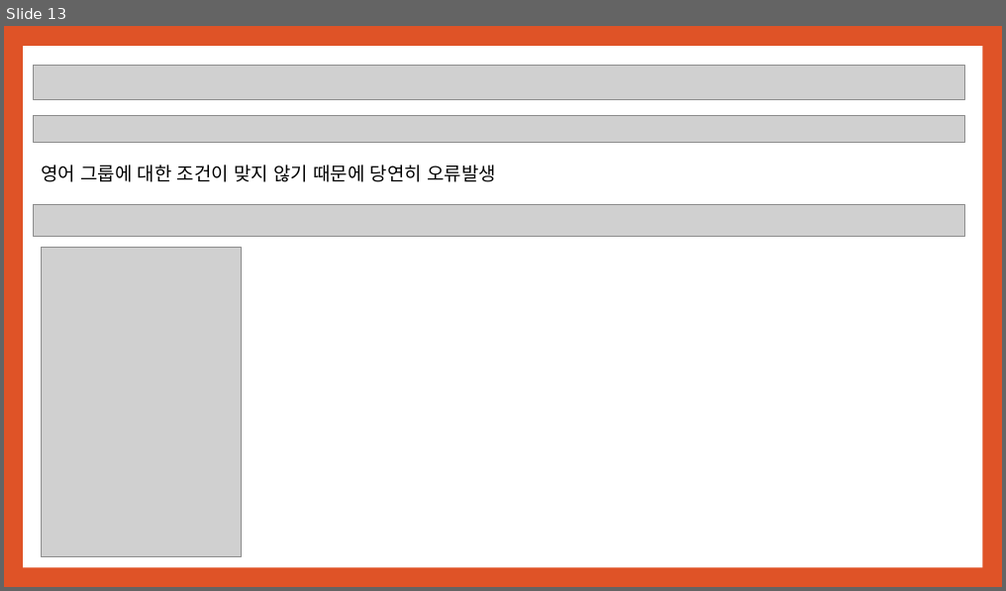
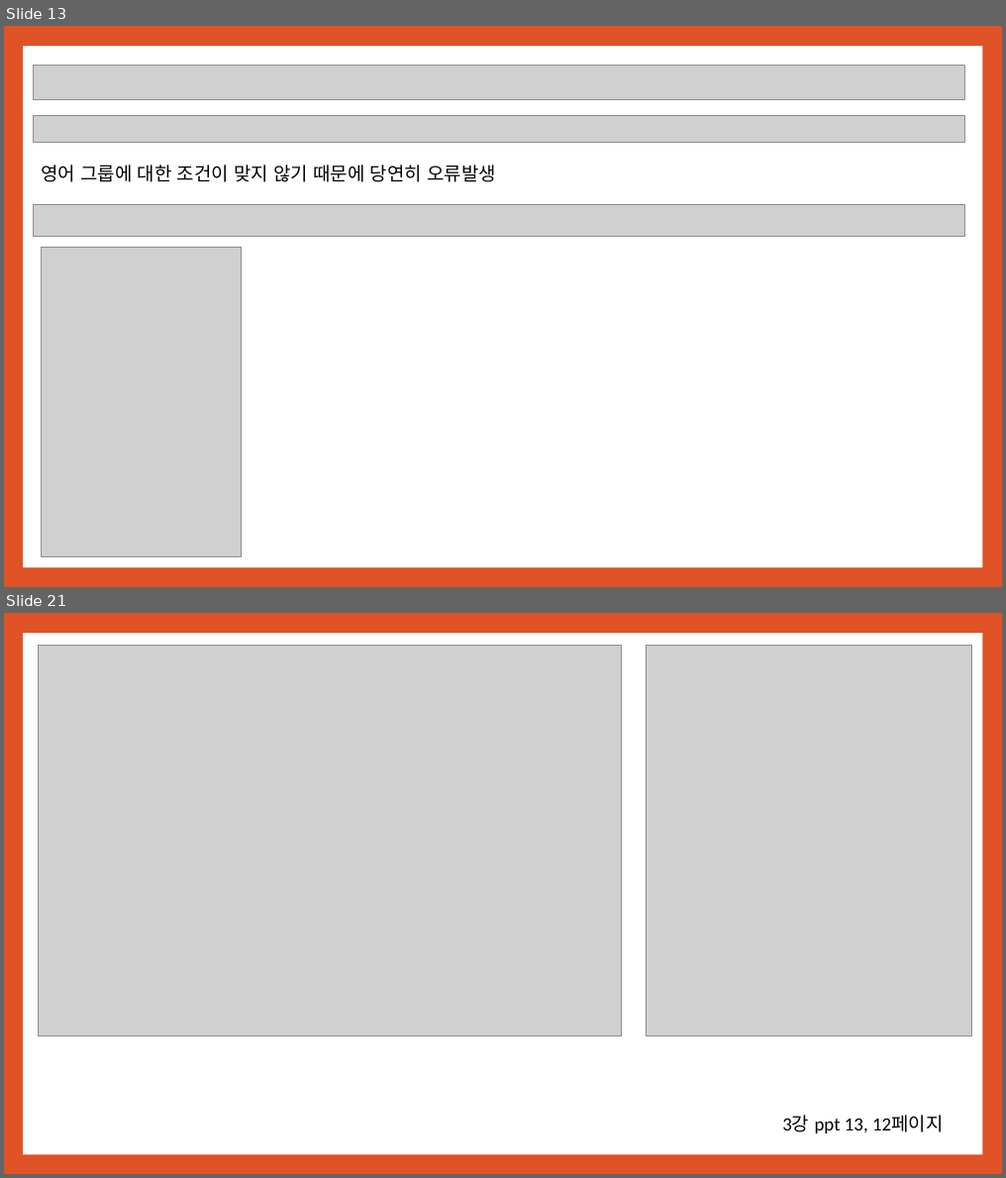
Before and after one commit to noheul1030/KOPO-database, a slide deck: 과제PPT/데이터베이스 3강.pptx. Shown one above the other, each under a label of ours: slide 13 before the commit, slides 13 and 21 after it; the slides between them are not shown. The pictures are 1006x591 and 1006x1178 pixels, drawn with LibreOffice and Linux fonts; fonts in the diff are those of the drawing; grey boxes stand for pictures. Boxes give left, top, right and bottom in pixels: in the first picture for what was removed or moved away, otherwise in the second. Text is boxed around its words. In the diff, an @@ line names an element or a change of style, - is before the commit and + after.

```diff
--- a/과제PPT/데이터베이스 3강.pptx
+++ b/과제PPT/데이터베이스 3강.pptx
@@ slide 21 added at [4,613,1002,1174], background #DF5327; not listed: 1 template element that a slide beside it also shows @@
@@ picture added at [38,646,621,1036] @@
@@ picture added at [646,646,972,1036] @@
@@ text added at [782,1116,943,1134], 18 pt, text #000000 @@
+3강 ppt 13, 12페이지
```
Also in this commit, not shown: 2 slides changed, 22 other slides added, 14 slides removed.
